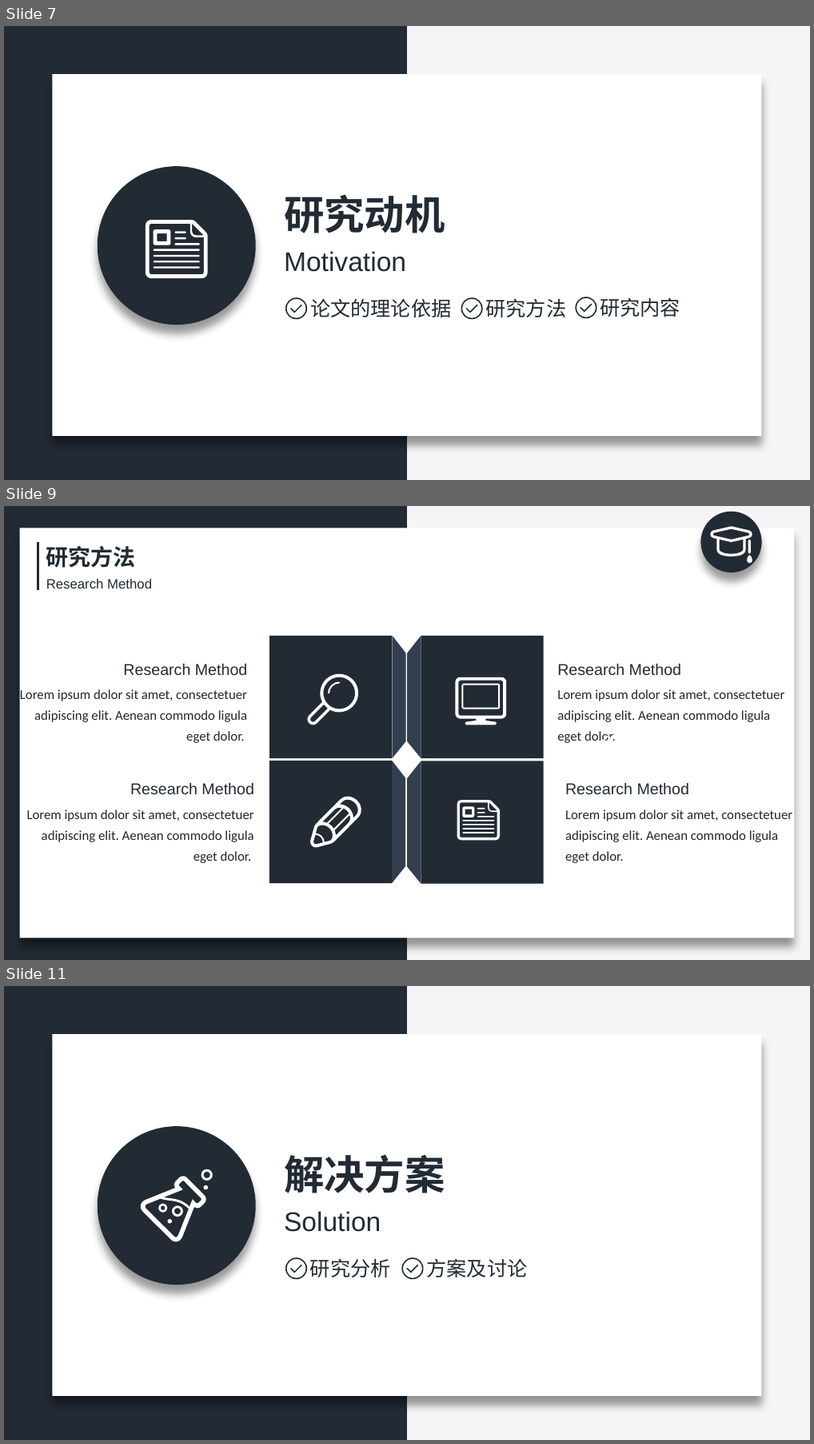
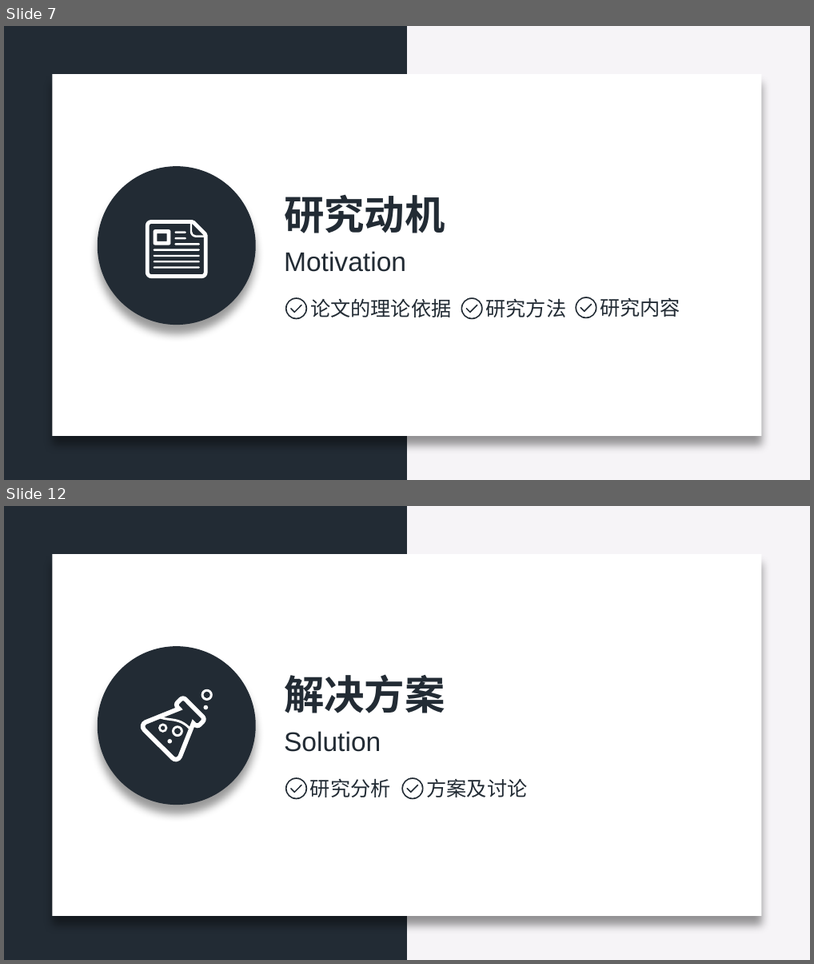
Before and after one commit to zeemeil/zeemeil.github.io, a slide deck: files/doctoral_dissertation_proposal.pptx. Shown one above the other, each under a label of ours: slides 7, 9 and 11 before the commit, slides 7 and 12 after it; the slides between them are not shown. The pictures are 814x1444 and 814x964 pixels, drawn with LibreOffice and Linux fonts; fonts in the diff are those of the drawing. Boxes give left, top, right and bottom in pixels: in the first picture for what was removed or moved away, otherwise in the second. Text is boxed around its words. In the diff, an @@ line names an element or a change of style, - is before the commit and + after.

```diff
--- a/files/doctoral_dissertation_proposal.pptx
+++ b/files/doctoral_dissertation_proposal.pptx
@@ slide 9 removed at [4,506,810,960], background #F6F4F7; not listed: 1 template element that a slide beside it also shows @@
@@ rectangle removed at [20,528,795,937] @@
@@ line removed from (38, 542) to (38, 591) @@
@@ text removed at [46,546,136,568] @@
-研究方法
@@ group removed at [701,512,762,573]: 3 freeform shapes, 1 ellipse @@
@@ text removed at [46,579,152,588] @@
-Research Method
@@ rectangle removed at [270,636,393,759] @@
@@ freeform shape removed at [393,636,406,759] @@
@@ freeform shape removed at [407,636,421,759] @@
@@ rectangle removed at [421,636,543,759] @@
@@ text removed at [123,663,247,675] @@
-Research Method
@@ text removed at [558,663,682,675] @@
-Research Method
@@ text removed at [20,689,247,743] @@
-Lorem ipsum dolor sit amet, consectetuer adipiscing elit. Aenean commodo ligula eget dolor.
@@ freeform shape removed at [307,674,358,724] @@
@@ freeform shape removed at [328,682,340,694] @@
@@ freeform shape removed at [455,677,506,724] @@
@@ freeform shape removed at [462,684,500,709] @@
@@ text removed at [558,689,785,743] @@
-Lorem ipsum dolor sit amet, consectetuer adipiscing elit. Aenean commodo ligula eget dolor.
@@ rectangle removed at [270,760,392,883] @@
@@ freeform shape removed at [392,760,406,883] @@
@@ freeform shape removed at [407,761,421,884] @@
@@ rectangle removed at [421,761,543,884] @@
@@ group removed at [562,736,612,787]: 6 freeform shapes @@
@@ text removed at [130,782,254,795] @@
-Research Method
@@ text removed at [566,782,690,795] @@
-Research Method
@@ text removed at [27,809,254,863] @@
-Lorem ipsum dolor sit amet, consectetuer adipiscing elit. Aenean commodo ligula eget dolor.
@@ freeform shape removed at [310,796,362,847] @@
@@ group removed at [457,800,500,840]: 9 freeform shapes @@
@@ text removed at [566,809,793,863] @@
-Lorem ipsum dolor sit amet, consectetuer adipiscing elit. Aenean commodo ligula eget dolor.
@@ what was slide 11 is now slide 12 @@
```
Also in this commit, not shown: 3 slides changed, 5 slides added, 3 other slides removed, 2 other files.
